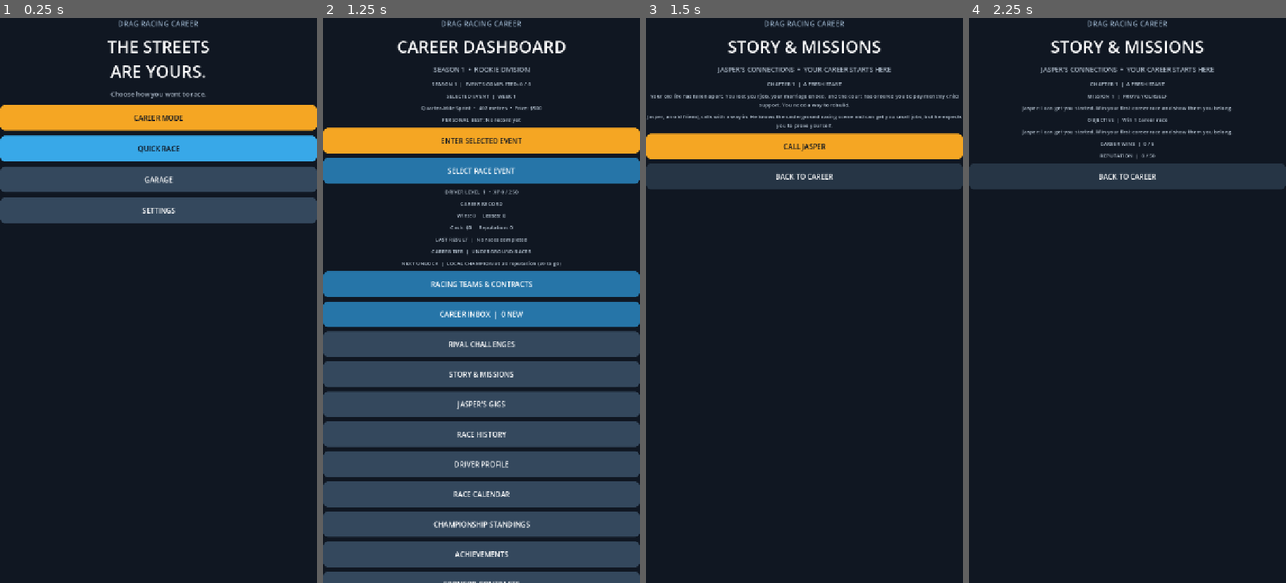
Above: before the commit, frames 1-4 (left to right).
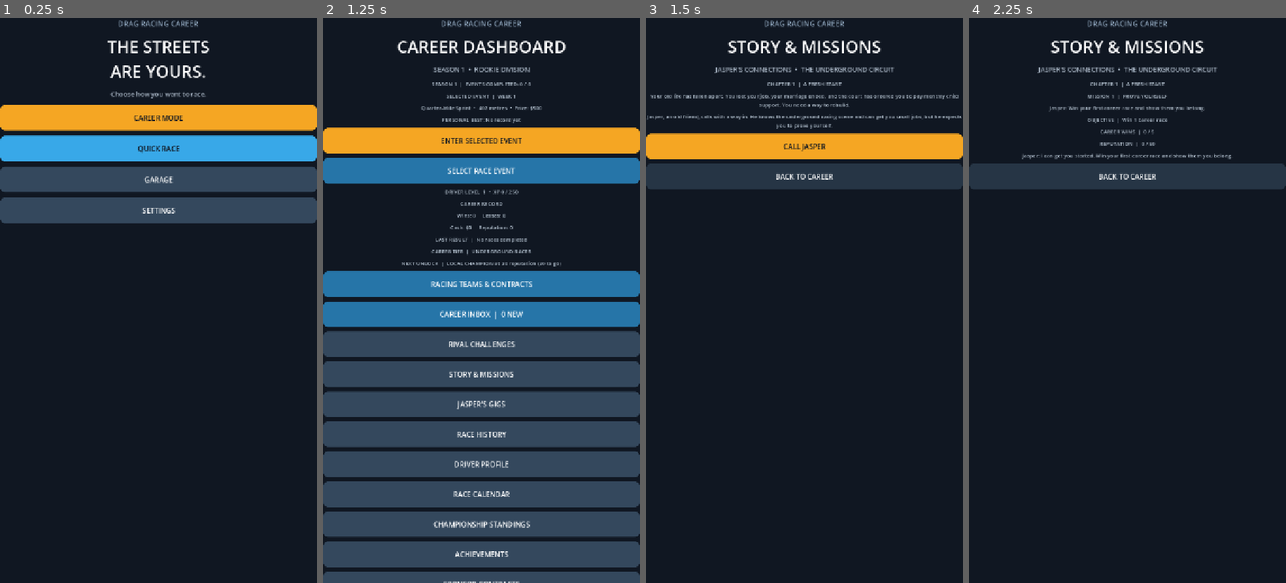
Above: after the commit, the same moments.

Repository: gleeshyyy/-Drag-Racing-Career
Game: Godot game, scene res://main.tscn
Two runs of this game, one before a commit and one after it. Both use one fixed random seed, a clock stepped at 60 frames per second and the inputs below.
Inputs:
- Up to frame 1 (0.25 s): no input
- Up to frame 2 (1.25 s): click "CAREER MODE" at 0.5 s
- Up to frame 3 (1.5 s): click "STORY & MISSIONS" at 1.25 s
- Up to frame 4 (2.25 s): click "CALL JASPER" at 2 s

Frames 1-2 are identical in both runs. In frame 3, 0.3% of the frame differs, in the area x 21-79%, y 8-10%; in frame 4, 1.2%, in the area x 16-83%, y 8-25%.

Commit message:
Add chapter two underground circuit story missions

Diff:
--- a/main.gd
+++ b/main.gd
@@ -101,6 +101,7 @@
 var story_stage := 0
 var story_completed := false
 var last_story_message := ""
+var story_race_active := false
 var active_jasper_job := ""
 var jasper_job_progress := 0
 var completed_jasper_jobs: Array = []
@@ -1327,7 +1328,7 @@
 	race_panel.hide()
 	section_panel.show()
 	title_label.text = "STORY & MISSIONS"
-	status_label.text = "JASPER'S CONNECTIONS  •  YOUR CAREER STARTS HERE"
+	status_label.text = "JASPER'S CONNECTIONS  •  THE UNDERGROUND CIRCUIT"
 	_clear_section()
 	if story_stage == 0:
 		_add_section_label("CHAPTER 1  |  A FRESH START")
@@ -1341,31 +1342,77 @@
 			_show_story_missions()
 		)
 		section_panel.add_child(begin_button)
-	else:
+	elif story_stage <= 4:
 		_add_section_label("CHAPTER 1  |  A FRESH START")
 		if story_stage == 1:
 			_add_section_label("MISSION 1  |  PROVE YOURSELF")
-			_add_section_label("Jasper: I can get you started. Win your first career race and show them you belong.")
+			_add_section_label("Jasper: Win your first career race and show them you belong.")
 			_add_section_label("OBJECTIVE  |  Win 1 Career race")
 		elif story_stage == 2:
 			_add_section_label("MISSION 2  |  BUILD A NAME")
-			_add_section_label("Jasper has noticed your first result. Now prove it wasn't a one-off. Keep winning and build your reputation.")
+			_add_section_label("Jasper has noticed your first result. Now prove it wasn't a one-off.")
 			_add_section_label("OBJECTIVE  |  Win 3 Career races in total")
 		elif story_stage == 3:
 			_add_section_label("MISSION 3  |  BIGGER OPPORTUNITIES")
-			_add_section_label("Your name is starting to travel. Jasper has heard that a more serious racing organizer is watching. Reach 50 reputation and win 5 Career races.")
+			_add_section_label("A serious racing organizer is watching. Reach 50 reputation and win 5 Career races.")
 			_add_section_label("OBJECTIVE  |  5 Career wins and 50 reputation")
 		else:
 			_add_section_label("CHAPTER 1 COMPLETE")
-			_add_section_label("You've earned your place in the underground scene. Jasper's network can now open the door to bigger opportunities. The next chapter will expand your story.")
-		if last_story_message != "":
-			_add_section_label(last_story_message)
-		_add_section_label("CAREER WINS  |  %d / 5" % [career_wins])
-		_add_section_label("REPUTATION  |  %d / 50" % career_reputation)
+			_add_section_label("Jasper: You proved yourself. Rico Vale controls a bigger part of the underground circuit. Keep your head straight — his races are serious.")
+			_add_section_label("CHAPTER 2 UNLOCKED  |  THE UNDERGROUND CIRCUIT")
+			var meet_button := _make_button("MEET RICO VALE", Color("#f5a623"))
+			meet_button.pressed.connect(func():
+				story_stage = 5
+				last_story_message = "Rico Vale: Jasper says you can drive. Viktor Kane runs this circuit. Beat him and you earn a place here."
+				_save_career()
+				_show_story_missions()
+			)
+			section_panel.add_child(meet_button)
+		if story_stage < 4:
+			_add_section_label("CAREER WINS  |  %d / 5" % career_wins)
+			_add_section_label("REPUTATION  |  %d / 50" % career_reputation)
+	else:
+		_add_section_label("CHAPTER 2  |  THE UNDERGROUND CIRCUIT")
+		if story_stage == 5:
+			_add_section_label("MISSION 1  |  THE FIRST IMPRESSION")
+			_add_section_label("Rico: Viktor Kane is waiting at the quarter-mile strip. Give him a reason to remember your name.")
+			_add_section_label("OBJECTIVE  |  Win the Quarter-Mile Sprint against Viktor Kane")
+			_add_section_label("REWARD  |  $1,000 and +10 reputation")
+			_add_story_race_button("RACE VIKTOR  |  QUARTER-MILE", "quarter_mile")
+		elif story_stage == 6:
+			_add_section_label("MISSION 2  |  NO EASY WINS")
+			_add_section_label("Viktor: Beginner's luck. Let's see you handle a faster field. Rico has arranged a Pro Quarter-Mile rematch.")
+			_add_section_label("OBJECTIVE  |  Win the Pro Quarter-Mile against Viktor Kane")
+			_add_section_label("REWARD  |  $1,800 and +15 reputation")
+			_add_story_race_button("REMATCH VIKTOR  |  PRO QUARTER", "pro_quarter")
+		elif story_stage == 7:
+			_add_section_label("MISSION 3  |  OWN THE NIGHT")
+			_add_section_label("Rico: One last test. The half-mile final is for drivers who can hold their nerve and speed. Win, and the circuit is yours.")
+			_add_section_label("OBJECTIVE  |  Win the Half-Mile Challenge against Viktor Kane")
+			_add_section_label("REWARD  |  $3,500 and +25 reputation")
+			_add_story_race_button("UNDERGROUND FINAL  |  HALF-MILE", "half_mile")
+		else:
+			_add_section_label("CHAPTER 2 COMPLETE  |  CIRCUIT CHAMPION")
+			_add_section_label("You defeated Viktor Kane and won Rico Vale's underground final. The circuit knows your name. Your next step is to turn underground success into a professional racing career.")
+			_add_section_label("FINAL REWARD  |  $3,500 and +25 reputation")
+	if last_story_message != "":
+		_add_section_label(last_story_message)
 	var back_button := _make_button("BACK TO CAREER", Color("#263545"))
 	back_button.add_theme_color_override("font_color", Color.WHITE)
 	back_button.pressed.connect(_show_career_dashboard)
 	section_panel.add_child(back_button)
+
+func _add_story_race_button(caption: String, event_id: String) -> void:
+	var race_button := _make_button(caption, Color("#f5a623"))
+	race_button.pressed.connect(func():
+		selected_event_id = event_id
+		race_event_name = str(_get_selected_event()["name"])
+		story_race_active = true
+		career_race = true
+		_save_career()
+		_start_race()
+	)
+	section_panel.add_child(race_button)
 
 func _update_story_progress() -> void:
 	if story_stage == 1 and career_wins >= 1:
@@ -1383,9 +1430,26 @@
 		story_completed = true
 		career_cash += 2500
 		career_reputation += 20
-		last_story_message = "CHAPTER 1 COMPLETE: You earned $2,500 and access to the next stage of your racing career."
+		last_story_message = "CHAPTER 1 COMPLETE: You earned $2,500. Jasper has connected you to Rico Vale."
+	elif story_race_active and story_stage == 5 and selected_event_id == "quarter_mile":
+		story_stage = 6
+		career_cash += 1000
+		career_reputation += 10
+		last_story_message = "MISSION COMPLETE: Viktor Kane is beaten. Rico pays $1,000 and puts you on the Pro Quarter-Mile card."
+	elif story_race_active and story_stage == 6 and selected_event_id == "pro_quarter":
+		story_stage = 7
+		career_cash += 1800
+		career_reputation += 15
+		last_story_message = "MISSION COMPLETE: You beat Viktor in the rematch. Rico pays $1,800 and books the underground final."
+	elif story_race_active and story_stage == 7 and selected_event_id == "half_mile":
+		story_stage = 8
+		career_cash += 3500
+		career_reputation += 25
+		story_completed = true
+		last_story_message = "CHAPTER 2 COMPLETE: You defeated Viktor Kane and earned $3,500 plus 25 reputation. You are the Underground Circuit Champion."
 	else:
 		return
+	story_race_active = false
 	_save_career()
 
 func _jasper_job_catalog() -> Array:
@@ -1683,12 +1747,14 @@
 		var entry_fee := _event_entry_fee(selected_event_id)
 		if career_reputation < _event_min_reputation(selected_event_id):
 			career_race = false
+			story_race_active = false
 			race_countdown_active = false
 			status_label.text = "This event is locked. Build more reputation first."
 			_show_event_selection()
 			return
 		if career_cash < entry_fee:
 			career_race = false
+			story_race_active = false
 			race_countdown_active = false
 			status_label.text = "You need $%s for this event's entry fee." % str(entry_fee)
 			_show_event_selection()
@@ -1722,7 +1788,7 @@
 	_roll_track_condition()
 	throttle_down = false
 	if career_race:
-		rival_name = rival_challenge_name if rival_challenge_active else str(rival_names[(career_wins + career_losses) % rival_names.size()])
+		rival_name = "Viktor Kane" if story_race_active and story_stage >= 5 and story_stage <= 7 else (rival_challenge_name if rival_challenge_active else str(rival_names[(career_wins + career_losses) % rival_names.size()]))
 		var selected_record: Dictionary = rival_records.get(rival_name, {})
 		var rival_car := str(selected_record.get("car", "Street Compact"))
 		var rival_upgrades := int(selected_record.get("upgrade_level", 0))
@@ -1871,6 +1937,9 @@
 			career_losses += 1
 			current_win_streak = 0
 			last_result = "Defeat vs " + rival_name
+			if story_race_active:
+				last_story_message = "Viktor Kane: Not tonight. Rico will give you another shot when you're ready."
+				story_race_active = false
 		_update_jasper_job_progress()
 		_update_team_contract(won)
 		_advance_career_month()
@@ -1888,6 +1957,7 @@
 			rival_challenge_active = false
 			rival_challenge_name = ""
 		career_race = false
+		story_race_active = false
 		_check_achievements(new_personal_best)
 		_save_career()
 	else:
